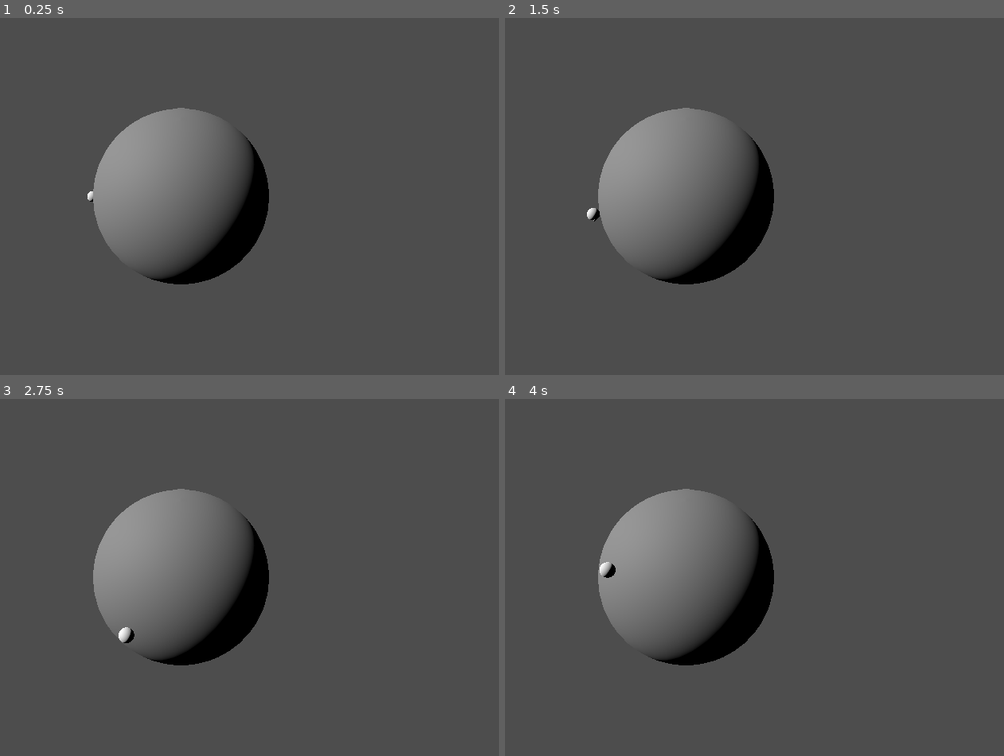
Above: before the commit, frames 1-4 (two rows, left to right).
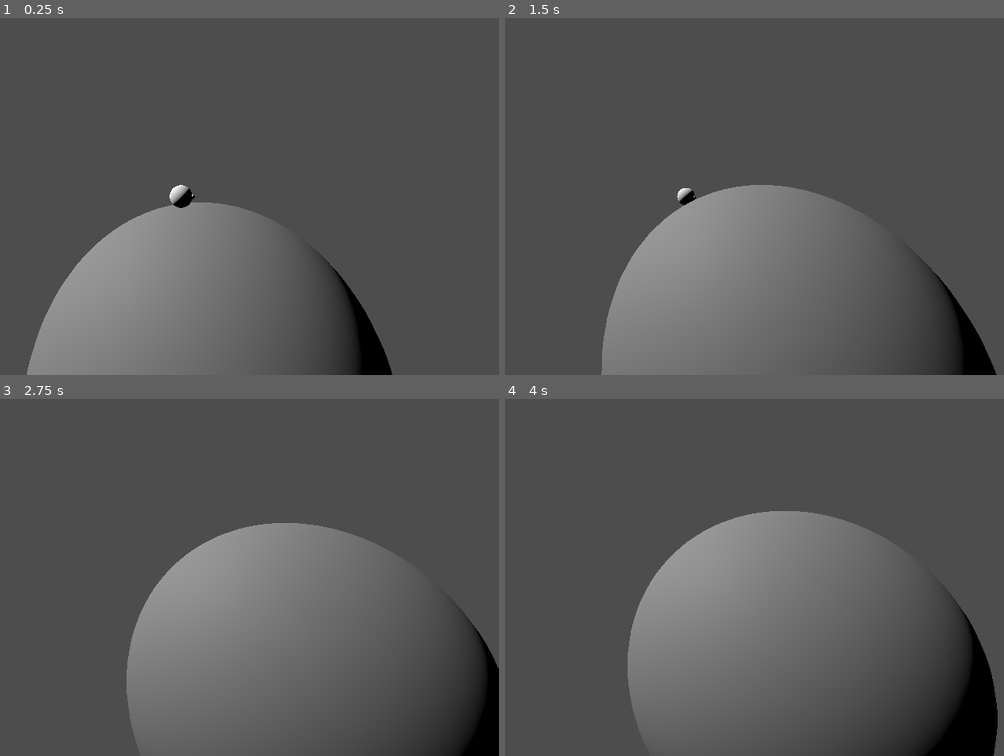
Above: after the commit, the same moments.

Repository: BenjaminMassey/battle_baos
Game: Godot game, scene res://scenes/main.tscn
Two runs of this game, one before a commit and one after it. Both use one fixed random seed, a clock stepped at 60 frames per second and the inputs below.
Inputs:
- Up to frame 1 (0.25 s): no input
- Up to frame 2 (1.5 s): hold D (rotate_right, bound only before the commit) 0.53-1.28 s; hold A (rotate_left, bound only before the commit) from 1.28 s (still down)
- Up to frame 3 (2.75 s): release A (rotate_left, bound only before the commit) at 2.03 s; hold D (rotate_right, bound only before the commit) from 2.03 s (still down)
- Up to frame 4 (4 s): release D (rotate_right, bound only before the commit) at 3.53 s; hold A (rotate_left, bound only before the commit) from 3.53 s (still down)

The runs differ from the first frame. In frame 1, 26% of the frame differs, in the area x 5-79%, y 25-100%; in frame 2, 28%; in frame 3, 30%, in the area x 18-100%, y 25-100%; in frame 4, 29%.

Commit message:
rework using quaternions: I think looking better?

Diff:
--- a/project.godot
+++ b/project.godot
@@ -17,19 +17,15 @@
 
 [input]
 
-rotate_left={
+turn_left={
 "deadzone": 0.5,
 "events": [Object(InputEventKey,"resource_local_to_scene":false,"resource_name":"","device":-1,"window_id":0,"alt_press …(191 unchanged characters)…
 , Object(InputEventKey,"resource_local_to_scene":false,"resource_name":"","device":-1,"window_id":0,"alt_pressed":false …(186 unchanged characters)…
 ]
 }
-rotate_right={
+turn_right={
 "deadzone": 0.5,
 "events": [Object(InputEventKey,"resource_local_to_scene":false,"resource_name":"","device":-1,"window_id":0,"alt_press …(192 unchanged characters)…
 , Object(InputEventKey,"resource_local_to_scene":false,"resource_name":"","device":-1,"window_id":0,"alt_pressed":false …(186 unchanged characters)…
 ]
 }
-
-[rendering]
-
-renderer/rendering_method="mobile"
--- a/scenes/main.tscn
+++ b/scenes/main.tscn
@@ -1,7 +1,8 @@
-[gd_scene load_steps=4 format=3 uid="uid://cn6vxddmkbjfw"]
+[gd_scene load_steps=5 format=3 uid="uid://cn6vxddmkbjfw"]
 
 [ext_resource type="PackedScene" uid="uid://do1s3dw6r6fu" path="res://scenes/player.tscn" id="1_k4j4q"]
 [ext_resource type="Script" path="res://scripts/player.gd" id="2_8yjd8"]
+[ext_resource type="Script" path="res://scripts/camera.gd" id="3_kfpbu"]
 
 [sub_resource type="BoxMesh" id="BoxMesh_0t2us"]
 
@@ -20,13 +21,16 @@
 [node name="light" type="DirectionalLight3D" parent="."]
 transform = Transform3D(1, 0, 0, 0, 0.707107, 0.707107, 0, -0.707107, 0.707107, 0, 20, 0)
 
-[node name="MeshInstance3D" type="MeshInstance3D" parent="."]
+[node name="test_box" type="MeshInstance3D" parent="."]
 transform = Transform3D(1, 0, 0, 0, 1, 0, 0, 0, 1, -16.823, 0, 0)
 mesh = SubResource("BoxMesh_0t2us")
 
-[node name="MeshInstance3D2" type="MeshInstance3D" parent="."]
+[node name="test_box_2" type="MeshInstance3D" parent="."]
 transform = Transform3D(1, 0, 0, 0, 1, 0, 0, 0, 1, 15.6528, 0, 0)
 mesh = SubResource("BoxMesh_0t2us")
 
-[node name="Camera3D" type="Camera3D" parent="."]
-transform = Transform3D(-4.37114e-08, -0.707107, 0.707107, 0, 0.707107, 0.707107, -1, 3.09086e-08, -3.09086e-08, 15, 15, 0)
+[node name="camera" type="Camera3D" parent="." node_paths=PackedStringArray("player")]
+transform = Transform3D(1, 0, 0, 0, 1, 0, 0, 0, 1, 10, 10, 0)
+rotation_edit_mode = 1
+script = ExtResource("3_kfpbu")
+player = NodePath("../world/player")
--- a/scenes/player.tscn
+++ b/scenes/player.tscn
@@ -5,6 +5,7 @@
 [sub_resource type="SphereShape3D" id="SphereShape3D_gtmdn"]
 
 [node name="player" type="Node3D"]
+rotation_edit_mode = 1
 
 [node name="sphere" type="CSGSphere3D" parent="."]
 radial_segments = 30
--- /dev/null
+++ b/scripts/camera.gd
@@ -0,0 +1,7 @@
+extends Camera3D
+
+@export var player: Node3D;
+
+func _process(delta: float) -> void:
+	rotation = player.rotation;
+	look_at(player.global_position);
--- a/scripts/player.gd
+++ b/scripts/player.gd
@@ -1,31 +1,19 @@
 extends Node3D
 
-@export var move_speed: float = 1.0;
-@export var turn_speed: float = 5.0;
+var world_radius: float = 7.5
+var player_radius: float = 1.0
+var player_position: Vector3 = Vector3(0, world_radius + (player_radius * 0.5), 0)
+var forward_vec: Vector3 = Vector3.RIGHT;
+var rotation_speed: float = 0.5
+var turn_speed: float = 1.5
 
-var radius: float = 8; # world radius + player radius
-var inclination: float = 0;
-var azimuth: float = 0;
-var direction: float = 0;
-
-func _process(delta):
-	if Input.is_action_pressed("rotate_left"):
-		direction -= turn_speed * delta;
-	if Input.is_action_pressed("rotate_right"):
-		direction += turn_speed * delta;
-
-	azimuth += move_speed * cos(direction) * delta;
-	inclination += move_speed * sin(direction) * delta;
-
-	azimuth = fmod(azimuth, 2.0 * PI);
-	inclination = clamp(inclination, 0, PI)
-
-	var x: float = radius * sin(inclination) * cos(azimuth);
-	var y: float = radius * sin(inclination) * sin(azimuth);
-	var z: float = radius * cos(inclination);
-	var new_position := Vector3(x, y, z);
-
-	if position != new_position:
-		look_at(new_position, Vector3.UP);
-
-	position = new_position;
+func _process(delta: float) -> void:
+	var forward_quat: Quaternion = Quaternion(forward_vec, rotation_speed * delta)
+	player_position = forward_quat * player_position
+	if Input.is_action_pressed("turn_left"):
+		var turn_quat: Quaternion = Quaternion(Vector3.UP, turn_speed * delta)
+		forward_vec = turn_quat * forward_vec
+	if Input.is_action_pressed("turn_right"):
+		var turn_quat: Quaternion = Quaternion(Vector3.UP, -turn_speed * delta)
+		forward_vec = turn_quat * forward_vec
+	transform.origin = player_position
